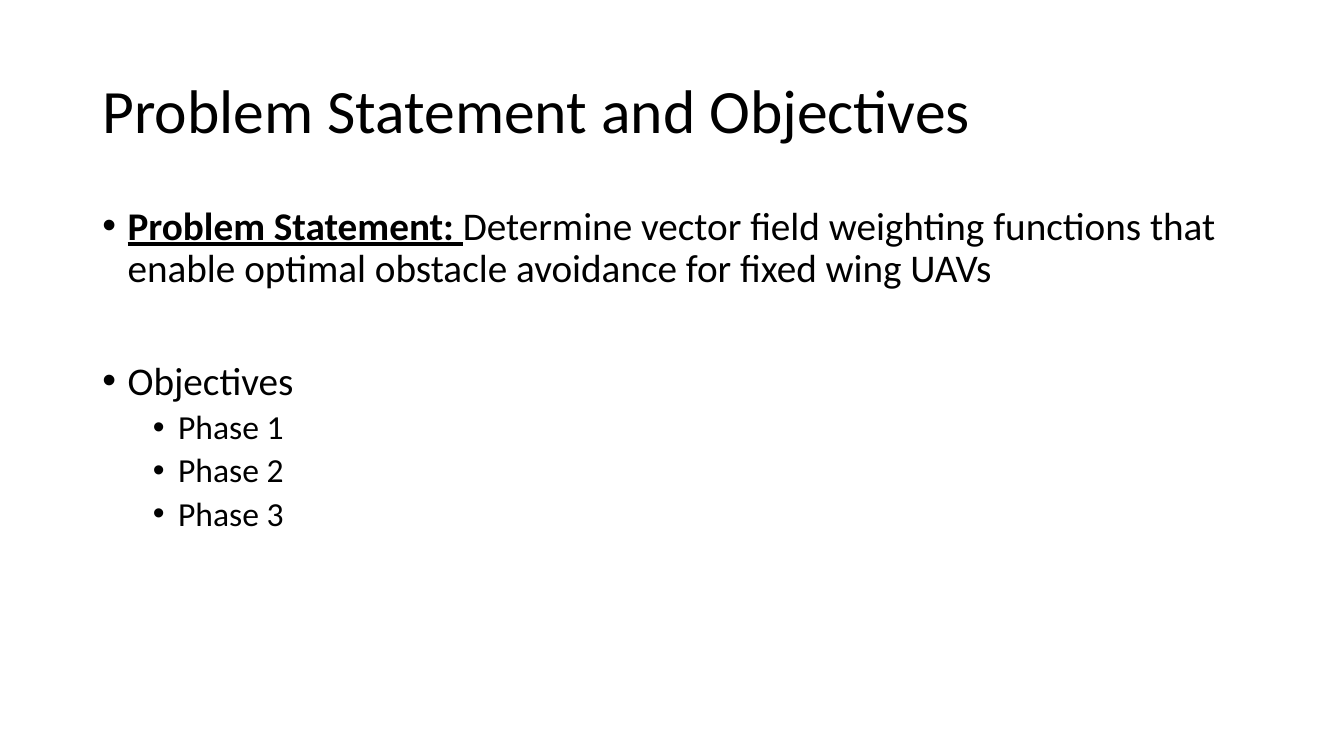
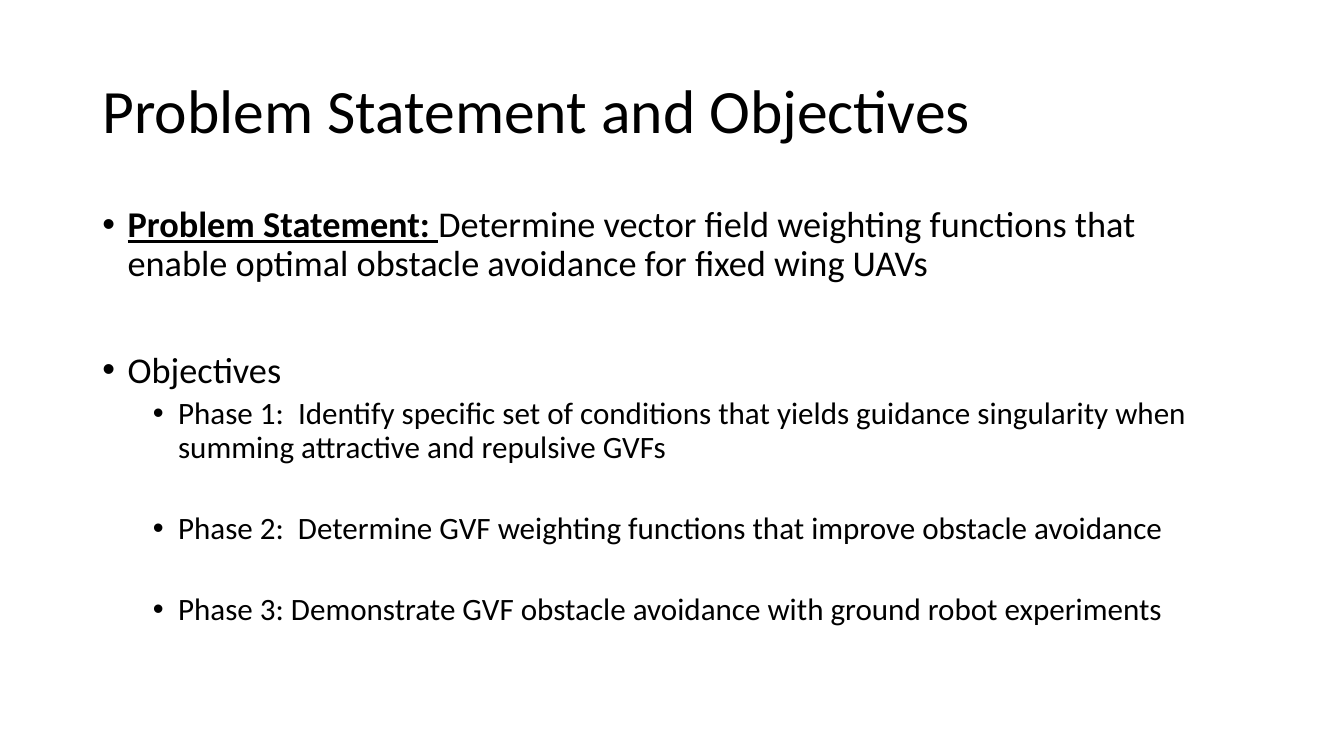
Before and after one commit to Flyingbobcats/thesisProposal2, a slide deck: slide 3 of Prop.pptx. Drawn at 1344x756 pixels with LibreOffice and Linux fonts; fonts in the diff are those of the drawing. Boxes give left, top, right and bottom in pixels: in the first picture for what was removed or moved away, otherwise in the second. Text is boxed around its words. In the diff, an @@ line names an element or a change of style, - is before the commit and + after.

```diff
--- a/Prop.pptx
+++ b/Prop.pptx
@@ text at [128, 211, 1135, 390]: size 28 to 25.9 pt in "Problem Statement: Determine vector field weighting function ...", "Objectives" @@
@@ text at [178, 402, 1185, 626]: text changed; size 24 to 22.2 pt @@
-  • Phase 1
-  • Phase 2
-  • Phase 3
+  • Phase 1: Identify specific set of conditions that yields guidance singularity when summing attractive and repulsive GVFs
+  • Phase 2: Determine GVF weighting functions that improve obstacle avoidance
+  • Phase 3: Demonstrate GVF obstacle avoidance with ground robot experiments
```
Also in this commit, not shown: 3 other slides changed, 5 slides added, 6 slides removed, 7 other files.
